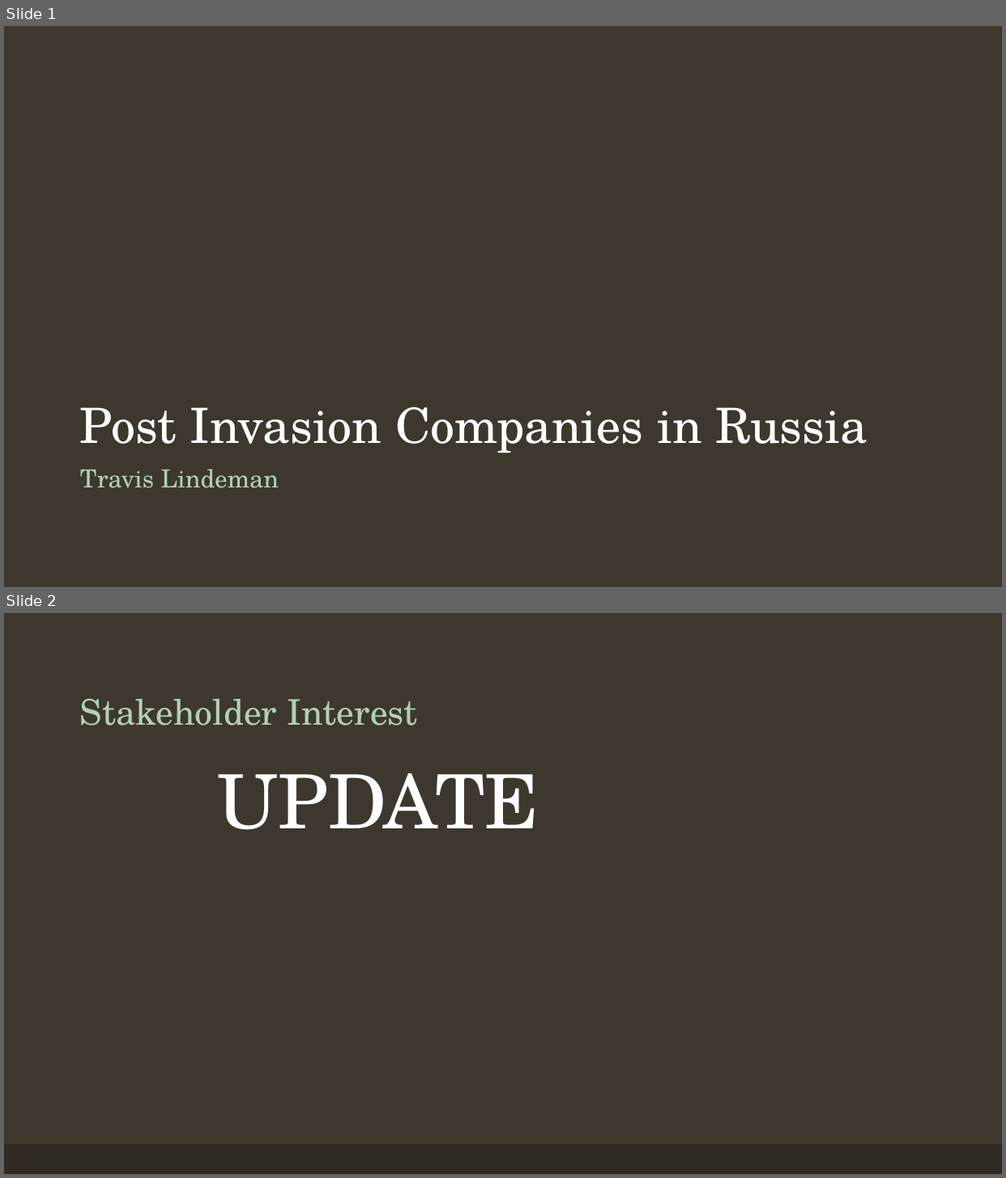
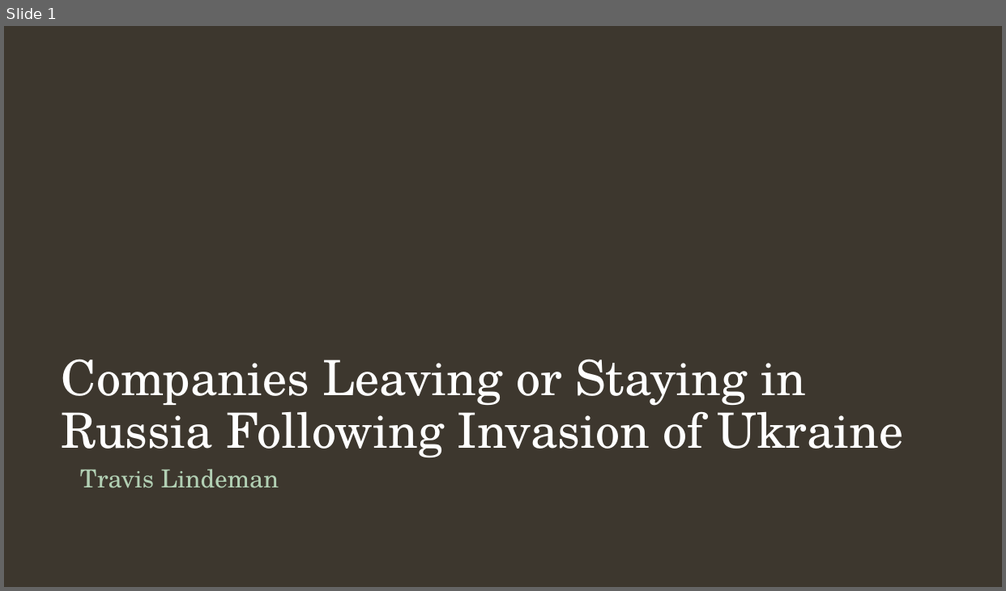
Before and after one commit to tralinde/companies_in_russia, a slide deck: ppt/Companies in Russia After Ukrainian Invasion.pptx. Shown one above the other, each under a label of ours: slides 1 and 2 before the commit, slide 1 after it. The pictures are 1006x1178 and 1006x591 pixels, drawn with LibreOffice and Linux fonts; fonts in the diff are those of the drawing; background and template pictures are left out. Boxes give left, top, right and bottom in pixels: in the first picture for what was removed or moved away, otherwise in the second. Text is boxed around its words. In the diff, an @@ line names an element or a change of style, - is before the commit and + after.

```diff
--- a/ppt/Companies in Russia After Ukrainian Invasion.pptx
+++ b/ppt/Companies in Russia After Ukrainian Invasion.pptx
@@ slide 2 removed at (4,613,1002,1174), background #3D372E @@
@@ title removed at (80,699,417,726) @@
-Stakeholder Interest
@@ text removed at (217,773,539,830) @@
-UPDATE
@@ rectangle removed at (4,1144,1002,1174) @@
@@ slide 1 changed as well @@
@@ title at (62,359,903,458): text changed @@
-Post Invasion Companies in Russia
+Companies Leaving or Staying in Russia Following Invasion of Ukraine
```
Also in this commit, not shown: 4 other slides changed, 4 slides added, 5 other slides removed, 18 other files.
